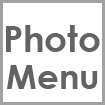
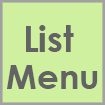
Revision of a layered 105px x 105px image; what changed, layer by layer:
renamed "Photo" to "List", painted on it over [6, 25, 100, 52]
moved "Layer 3" below "Menu", painted on it over [2, 2, 103, 103]
